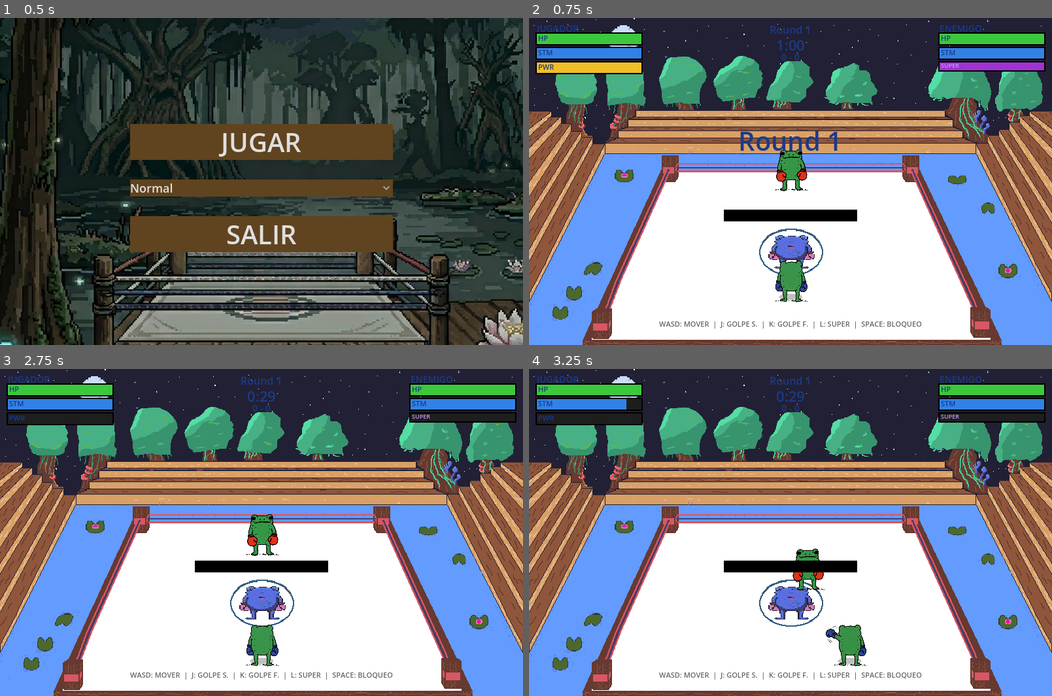
Above: before the commit, frames 1-4 (two rows, left to right).
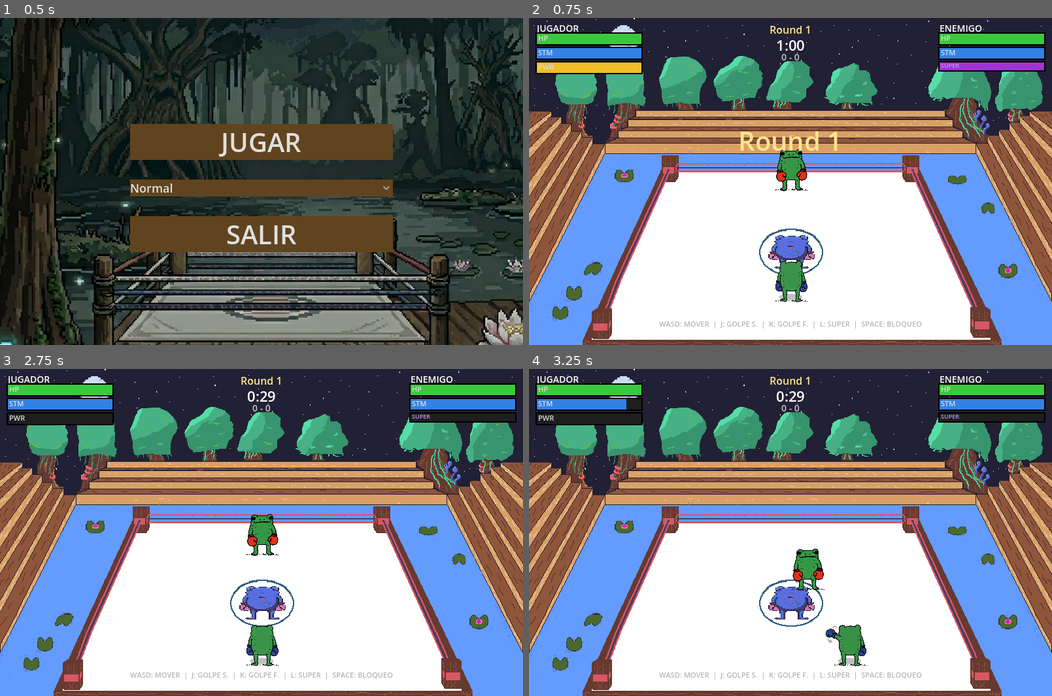
Above: after the commit, the same moments.

Repository: pperez227/GameJam_EA
Game: Godot game, scene res://scenes/Menu.tscn
Two runs of this game, one before a commit and one after it. Both use one fixed random seed, a clock stepped at 60 frames per second and the inputs below. Sound files missing from this copy of the repository are replaced by a short silence.
Inputs:
- Up to frame 1 (0.5 s): no input
- Up to frame 2 (0.75 s): click "JUGAR" at 0.5 s
- Up to frame 3 (2.75 s): tap Enter at 1.25 s; hold D (move_right) 1.28-2.03 s; hold Space (block) 1.28-2.03 s; hold S (move_down) from 2.03 s (still down); tap Shift (dash) at 2.1 s
- Up to frame 4 (3.25 s): release S (move_down) at 2.78 s; hold D (move_right) from 2.78 s (still down); tap K (hard_attack) at 2.85 s

Frame 1 is identical in both runs. In frame 2, 2.1% of the frame differs, in the area x 1-87%, y 2-95%; in frame 3, 1.7%; in frame 4, 1.7%.

Commit message:
ultimo intento

Diff:
--- a/scripts/game_manager.gd
+++ b/scripts/game_manager.gd
@@ -597,7 +597,7 @@
 	score_lbl.name = "ScoreLabel"
 	score_lbl.horizontal_alignment = HORIZONTAL_ALIGNMENT_CENTER
 	score_lbl.add_theme_font_size_override("font_size", 24)
-	score_lbl.add_theme_color_override("font_color", Color("1a3a8a"))
+	score_lbl.add_theme_color_override("font_color", Color8(200, 200, 200))
 	vbox.add_child(score_lbl)
 	victory_score_label = score_lbl
 
@@ -688,7 +688,7 @@
 	title.text = "PAUSA"
 	title.horizontal_alignment = HORIZONTAL_ALIGNMENT_CENTER
 	title.add_theme_font_size_override("font_size", 36)
-	title.add_theme_color_override("font_color", Color("1a3a8a"))
+	title.add_theme_color_override("font_color", Color8(255, 255, 255))
 	vbox.add_child(title)
 
 	# Resume button
--- a/scripts/hud.gd
+++ b/scripts/hud.gd
@@ -41,6 +41,7 @@
 var timer_label: Label
 var score_label: Label
 var knockdown_label: Label
+var knockdown_progress_border: ColorRect
 var knockdown_progress_bg: ColorRect
 var knockdown_progress_fill: ColorRect
 var combo_label: Label
@@ -67,7 +68,7 @@
 	lbl.text = "ENEMIGO"
 	lbl.position = Vector2(base_x, 6)
 	lbl.add_theme_font_size_override("font_size", 14)
-	lbl.add_theme_color_override("font_color", Color("1a3a8a"))
+	lbl.add_theme_color_override("font_color", Color8(255, 255, 255))
 	container.add_child(lbl)
 
 	# HP bar with border
@@ -82,7 +83,7 @@
 	hp_lbl.text = "HP"
 	hp_lbl.position = Vector2(base_x + 2, hp_y - 1)
 	hp_lbl.add_theme_font_size_override("font_size", 11)
-	hp_lbl.add_theme_color_override("font_color", Color("1a3a8a"))
+	hp_lbl.add_theme_color_override("font_color", Color8(220, 220, 220))
 	container.add_child(hp_lbl)
 
 	# Stamina bar (blue) with border
@@ -97,7 +98,7 @@
 	stm_lbl.text = "STM"
 	stm_lbl.position = Vector2(base_x + 2, stm_y - 1)
 	stm_lbl.add_theme_font_size_override("font_size", 11)
-	stm_lbl.add_theme_color_override("font_color", Color("1a3a8a"))
+	stm_lbl.add_theme_color_override("font_color", Color8(220, 220, 220))
 	container.add_child(stm_lbl)
 
 	# Power bar (purple) with border
@@ -127,7 +128,7 @@
 	title_lbl.text = "JUGADOR"
 	title_lbl.position = Vector2(base_x, 6)
 	title_lbl.add_theme_font_size_override("font_size", 14)
-	title_lbl.add_theme_color_override("font_color", Color("1a3a8a"))
+	title_lbl.add_theme_color_override("font_color", Color8(255, 255, 255))
 	container.add_child(title_lbl)
 
 	# HP bar
@@ -142,7 +143,7 @@
 	hp_lbl.text = "HP"
 	hp_lbl.position = Vector2(base_x + 2, hp_y - 1)
 	hp_lbl.add_theme_font_size_override("font_size", 11)
-	hp_lbl.add_theme_color_override("font_color", Color("1a3a8a"))
+	hp_lbl.add_theme_color_override("font_color", Color8(220, 220, 220))
 	container.add_child(hp_lbl)
 
 	# Stamina bar (blue)
@@ -157,7 +158,7 @@
 	stm_lbl.text = "STM"
 	stm_lbl.position = Vector2(base_x + 2, stm_y - 1)
 	stm_lbl.add_theme_font_size_override("font_size", 11)
-	stm_lbl.add_theme_color_override("font_color", Color("1a3a8a"))
+	stm_lbl.add_theme_color_override("font_color", Color8(220, 220, 220))
 	container.add_child(stm_lbl)
 
 	# Power bar (yellow/orange)
@@ -172,7 +173,7 @@
 	pwr_lbl.text = "PWR"
 	pwr_lbl.position = Vector2(base_x + 2, pwr_y - 1)
 	pwr_lbl.add_theme_font_size_override("font_size", 11)
-	pwr_lbl.add_theme_color_override("font_color", Color("1a3a8a"))
+	pwr_lbl.add_theme_color_override("font_color", Color8(220, 220, 220))
 	container.add_child(pwr_lbl)
 
 # ── Hint label (bottom-center) ──────────────────────────────────
@@ -183,7 +184,7 @@
 	hint_label.size = Vector2(800, 20)
 	hint_label.horizontal_alignment = HORIZONTAL_ALIGNMENT_CENTER
 	hint_label.add_theme_font_size_override("font_size", 11)
-	hint_label.add_theme_color_override("font_color", Color(0, 0, 0, 0.6))
+	hint_label.add_theme_color_override("font_color", Color8(180, 180, 180))
 	add_child(hint_label)
 
 func _build_miss_hud() -> void:
@@ -377,7 +378,7 @@
 	round_label.size = Vector2(800, 30)
 	round_label.horizontal_alignment = HORIZONTAL_ALIGNMENT_CENTER
 	round_label.add_theme_font_size_override("font_size", 16)
-	round_label.add_theme_color_override("font_color", Color("1a3a8a"))
+	round_label.add_theme_color_override("font_color", Color8(255, 230, 140))
 	add_child(round_label)
 
 	# Timer (top center, below round)
@@ -387,7 +388,7 @@
 	timer_label.size = Vector2(800, 30)
 	timer_label.horizontal_alignment = HORIZONTAL_ALIGNMENT_CENTER
 	timer_label.add_theme_font_size_override("font_size", 22)
-	timer_label.add_theme_color_override("font_color", Color("1a3a8a"))
+	timer_label.add_theme_color_override("font_color", Color8(255, 255, 255))
 	add_child(timer_label)
 
 	# Score (top center, below timer)
@@ -397,7 +398,7 @@
 	score_label.size = Vector2(800, 30)
 	score_label.horizontal_alignment = HORIZONTAL_ALIGNMENT_CENTER
 	score_label.add_theme_font_size_override("font_size", 14)
-	score_label.add_theme_color_override("font_color", Color("1a3a8a"))
+	score_label.add_theme_color_override("font_color", Color8(200, 200, 200))
 	add_child(score_label)
 
 
@@ -408,7 +409,7 @@
 	knockdown_label.size = Vector2(800, 110)
 	knockdown_label.horizontal_alignment = HORIZONTAL_ALIGNMENT_CENTER
 	knockdown_label.add_theme_font_size_override("font_size", 36)
-	knockdown_label.add_theme_color_override("font_color", Color("1a3a8a"))
+	knockdown_label.add_theme_color_override("font_color", Color8(255, 255, 255))
 	knockdown_label.visible = false
 	add_child(knockdown_label)
 
@@ -417,13 +418,19 @@
 	var kd_bar_height: float = 14.0
 	var kd_bar_x: float = 300.0
 	var kd_bar_y: float = 295.0
-	_add_border(self, kd_bar_x, kd_bar_y, kd_bar_width, kd_bar_height)
+	# Create border manually so we can save the reference and hide it
+	knockdown_progress_border = ColorRect.new()
+	knockdown_progress_border.position = Vector2(kd_bar_x - BORDER, kd_bar_y - BORDER)
+	knockdown_progress_border.size = Vector2(kd_bar_width + BORDER * 2, kd_bar_height + BORDER * 2)
+	knockdown_progress_border.color = Color8(0, 0, 0)
+	knockdown_progress_border.visible = false
+	add_child(knockdown_progress_border)
 	knockdown_progress_bg = _make_bar(kd_bar_x, kd_bar_y, kd_bar_width, kd_bar_height, Color8(30, 30, 30))
+	knockdown_progress_bg.visible = false
 	add_child(knockdown_progress_bg)
 	knockdown_progress_fill = _make_bar(kd_bar_x, kd_bar_y, 0, kd_bar_height, Color8(60, 200, 60))
+	knockdown_progress_fill.visible = false
 	add_child(knockdown_progress_fill)
-	knockdown_progress_bg.visible = false
-	knockdown_progress_fill.visible = false
 
 	# Combo counter (right side, hidden)
 	combo_label = Label.new()
@@ -443,7 +450,7 @@
 	transition_label.size = Vector2(800, 100)
 	transition_label.horizontal_alignment = HORIZONTAL_ALIGNMENT_CENTER
 	transition_label.add_theme_font_size_override("font_size", 40)
-	transition_label.add_theme_color_override("font_color", Color("1a3a8a"))
+	transition_label.add_theme_color_override("font_color", Color8(255, 230, 140))
 	transition_label.visible = false
 	add_child(transition_label)
 
@@ -458,25 +465,28 @@
 	if seconds <= 10.0:
 		timer_label.add_theme_color_override("font_color", Color(1, 0.3, 0.3))
 	else:
-		timer_label.add_theme_color_override("font_color", Color("1a3a8a"))
+		timer_label.add_theme_color_override("font_color", Color8(255, 255, 255))
 
 func update_score(p_wins: int, e_wins: int) -> void:
 	score_label.text = str(p_wins) + " - " + str(e_wins)
 
 func show_knockdown(count: int, is_player: bool) -> void:
 	knockdown_label.visible = true
-	knockdown_label.add_theme_color_override("font_color", Color("1a3a8a"))
+	knockdown_label.add_theme_color_override("font_color", Color8(255, 255, 255))
 	if is_player:
 		knockdown_label.text = str(count) + "\n\u00a1Presiona A y D para levantarte!"
+		knockdown_progress_border.visible = true
 		knockdown_progress_bg.visible = true
 		knockdown_progress_fill.visible = true
 	else:
 		knockdown_label.text = "KNOCKDOWN\n" + str(count)
+		knockdown_progress_border.visible = false
 		knockdown_progress_bg.visible = false
 		knockdown_progress_fill.visible = false
 
 func hide_knockdown() -> void:
 	knockdown_label.visible = false
+	knockdown_progress_border.visible = false
 	knockdown_progress_bg.visible = false
 	knockdown_progress_fill.visible = false
 
